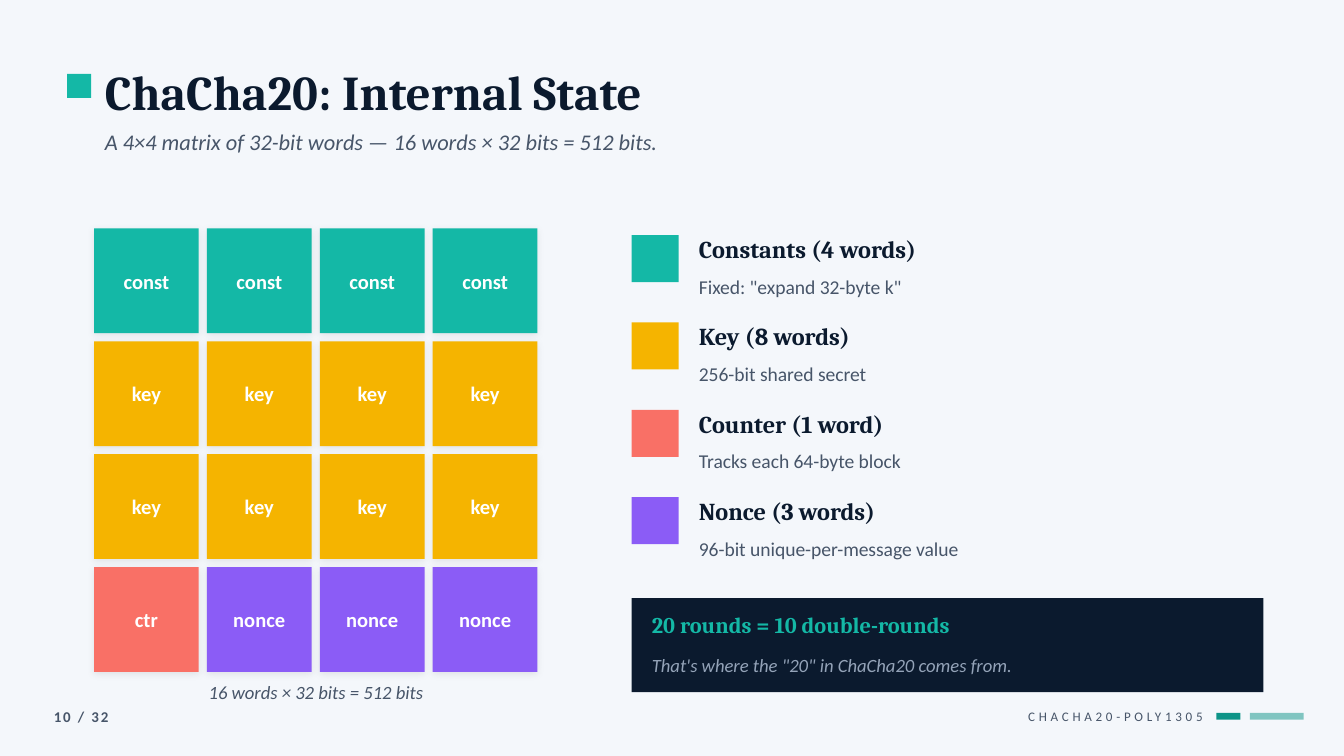
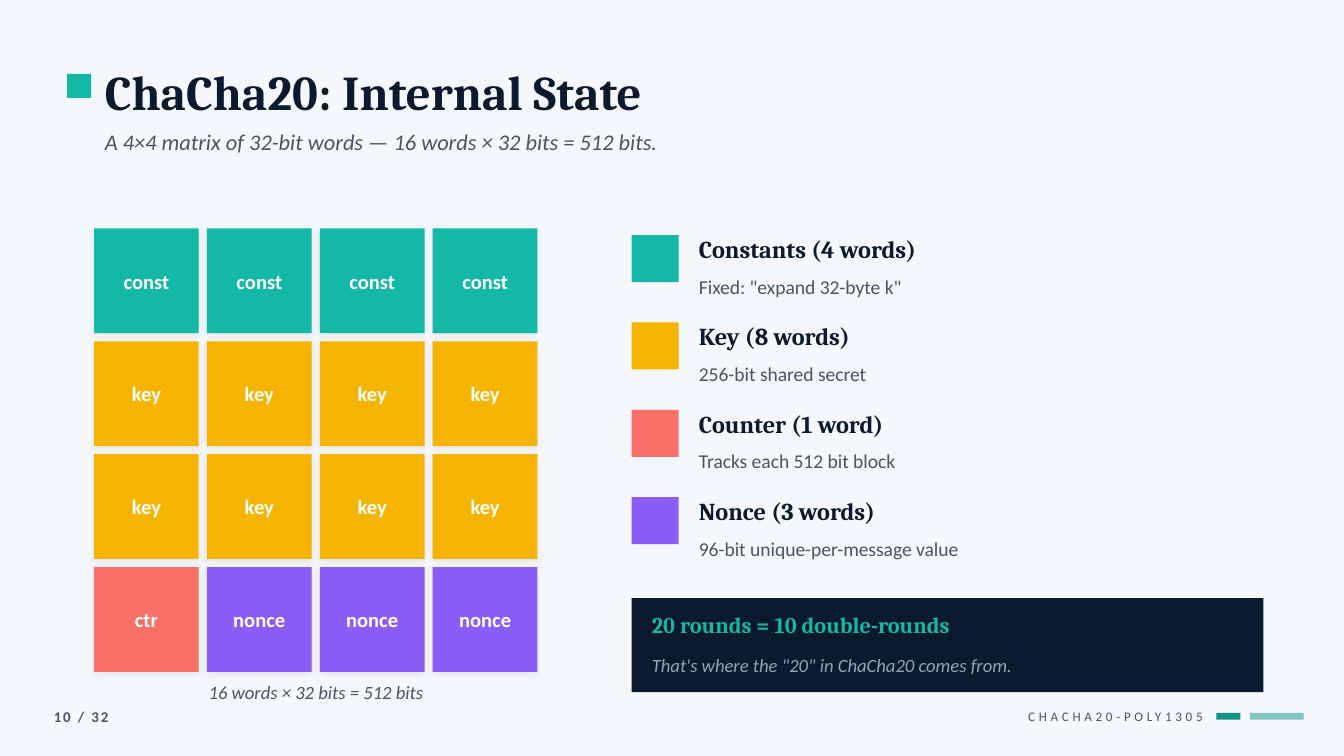
Before and after one commit to AidanLevy05/MATH447-ChatRoom, a slide deck: slide 10 of PowerPoint/MATH_447_Final_Polished.odp. Drawn at 1344x756 pixels with LibreOffice and Linux fonts; fonts in the diff are those of the drawing. Boxes give left, top, right and bottom in pixels: in the first picture for what was removed or moved away, otherwise in the second. Text is boxed around its words. In the diff, an @@ line names an element or a change of style, - is before the commit and + after.

Commit message:
powerpoint update

```diff
--- a/PowerPoint/MATH_447_Final_Polished.odp
+++ b/PowerPoint/MATH_447_Final_Polished.odp
@@ text at (x1=699, y1=454, x2=895, y2=468): text changed @@
-Tracks each 64-byte block
+Tracks each 512 bit block
```
Also in this commit, not shown: 1 other slide changed.
